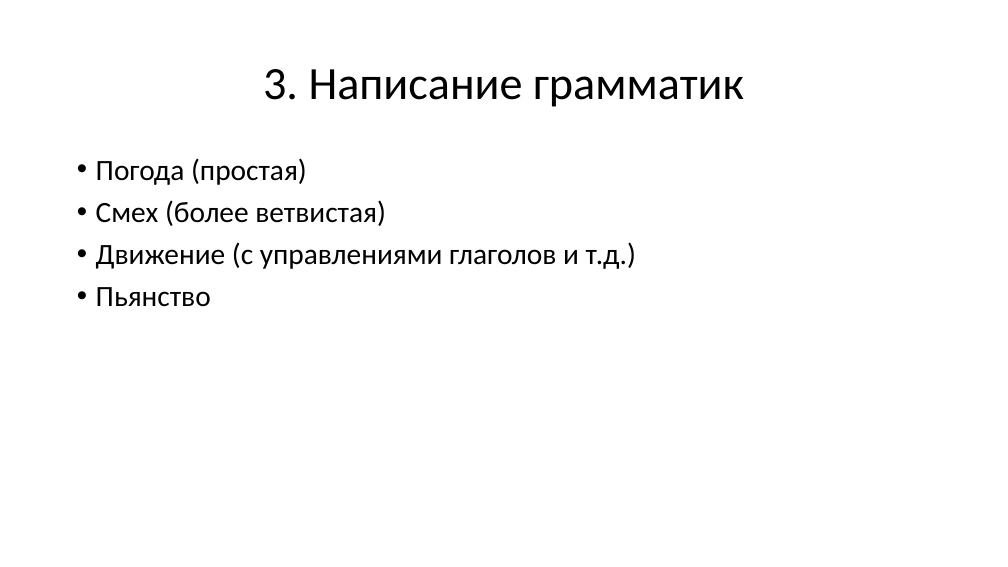
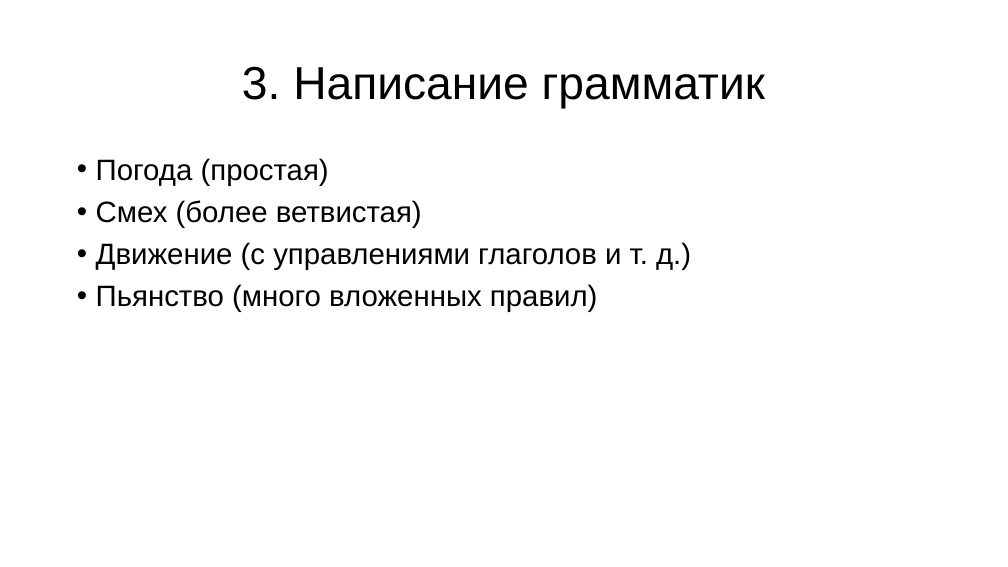
Before and after one commit to mtaktash/motive-grammar, a slide deck: slide 9 of slides/итоги грамматика мотива.pptx. Drawn at 1008x567 pixels with LibreOffice and Linux fonts; fonts in the diff are those of the drawing. Boxes give left, top, right and bottom in pixels: in the first picture for what was removed or moved away, otherwise in the second. Text is boxed around its words. In the diff, an @@ line names an element or a change of style, - is before the commit and + after.

```diff
--- a/slides/итоги грамматика мотива.pptx
+++ b/slides/итоги грамматика мотива.pptx
@@ title "3. Написание грамматик" at [242, 66, 765, 109]: font Calibri to Arial @@
@@ text at [96, 158, 422, 228]: font Calibri to Arial in "Погода (простая)", "Смех (более ветвистая)" @@
@@ text at [96, 242, 691, 312]: text changed; font Calibri to Arial @@
-• Движение (с управлениями глаголов и т.д.)
-• Пьянство
+• Движение (с управлениями глаголов и т. д.)
+• Пьянство (много вложенных правил)
```
Also in this commit, not shown: 11 other slides changed, 6 slides added, 1 other file.
